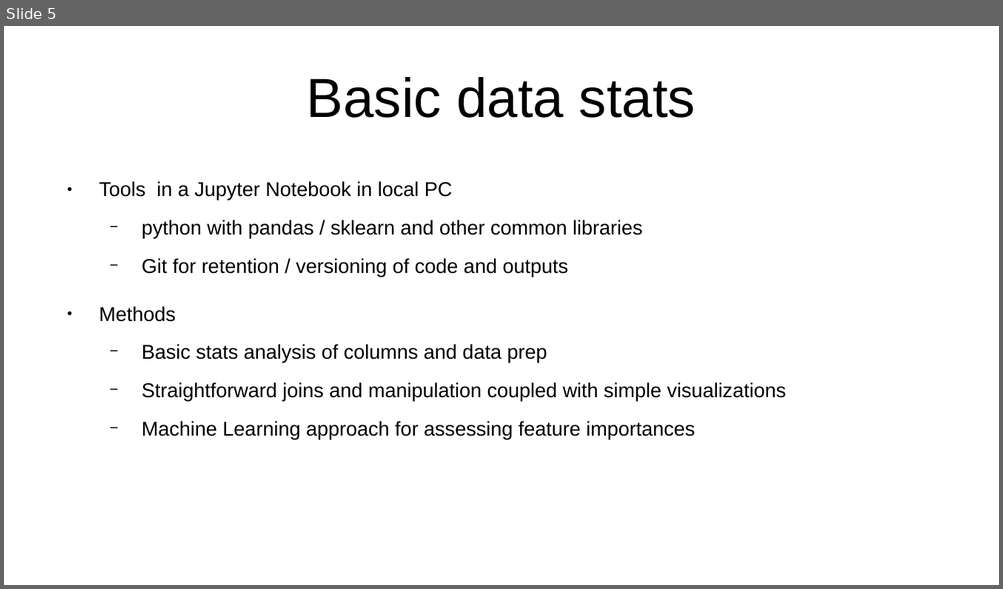
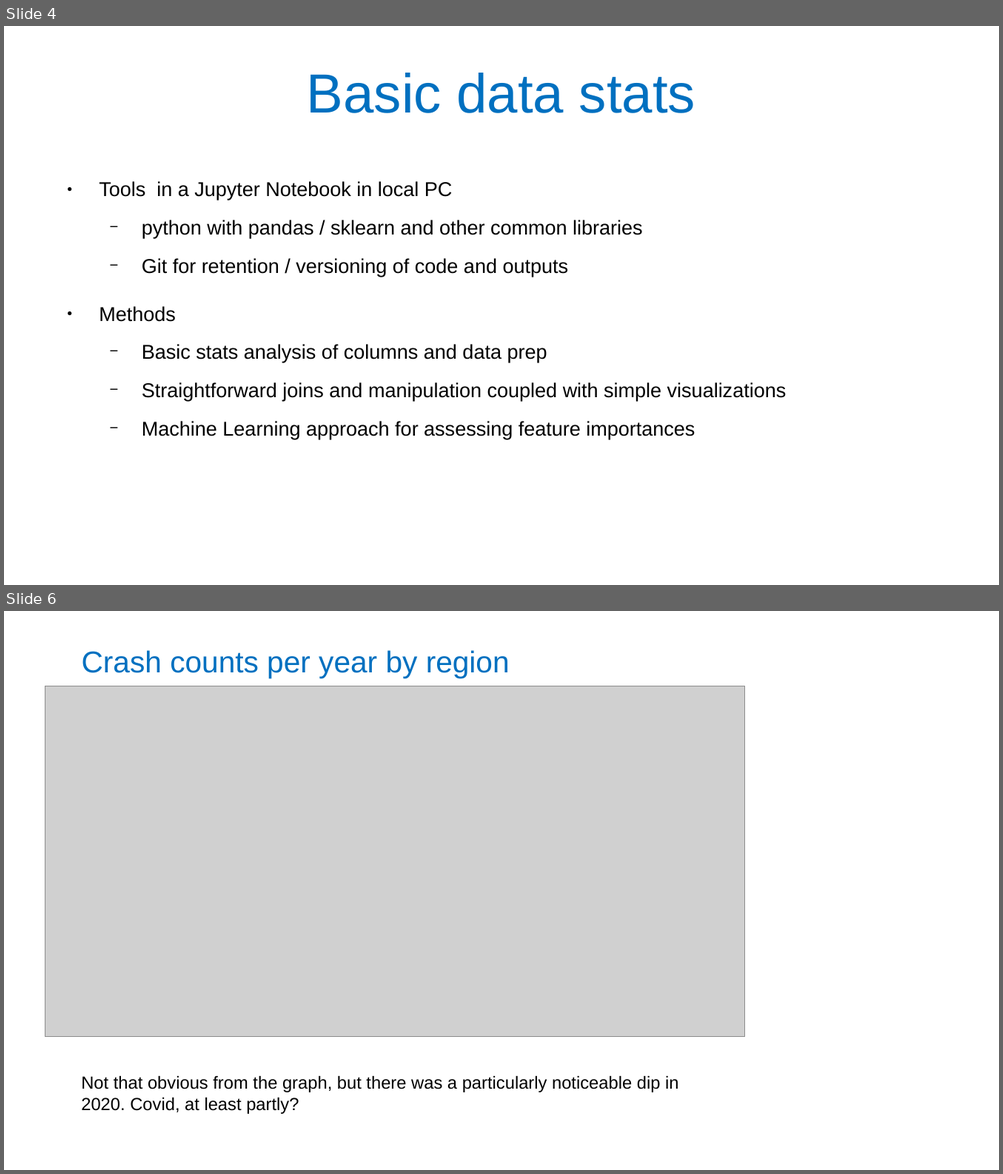
Before and after one commit to melancurion/Traffic_Data_Study, a slide deck: presentation/Traffic_Data_Study.pptx. Shown one above the other, each under a label of ours: slide 5 before the commit, slides 4 and 6 after it; the slides between them are not shown. The pictures are 1003x589 and 1003x1174 pixels, drawn with LibreOffice and Linux fonts; fonts in the diff are those of the drawing; grey boxes stand for pictures. Boxes give left, top, right and bottom in pixels: in the first picture for what was removed or moved away, otherwise in the second. Text is boxed around its words. In the diff, an @@ line names an element or a change of style, - is before the commit and + after.

```diff
--- a/presentation/Traffic_Data_Study.pptx
+++ b/presentation/Traffic_Data_Study.pptx
@@ slide 6 added at (4, 611, 999, 1170), background #FFFFFF @@
@@ title added at (82, 650, 509, 678), 24 pt, text #0070C0 @@
+Crash counts per year by region
@@ picture added at (45, 686, 745, 1037) @@
@@ text added at (81, 1076, 678, 1114), 14 pt, text #000000 @@
+Not that obvious from the graph, but there was a particularly noticeable dip in 2020. Covid, at least partly?
@@ what was slide 5 is now slide 4 @@
@@ slide 4 changed as well @@
@@ title "Basic data stats" at (307, 73, 695, 113): text colour #000000 to #0070C0; line spacing 1 to 0.9 @@
```
Also in this commit, not shown: 3 other slides changed, 11 other slides added, 1 slide removed, 4 other files.
